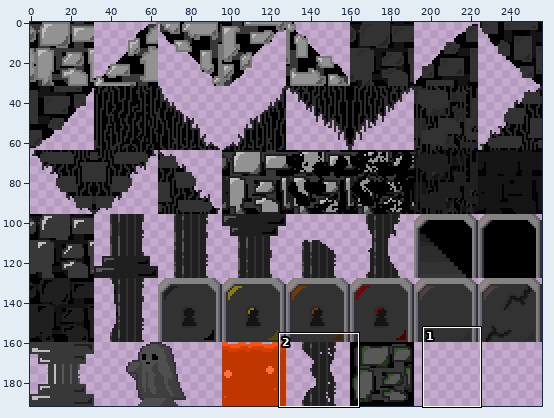
A sprite sheet gets an edit: android/assets/res/maps/tileset/gizmo.png. The first picture is a wide view before the edit; the outline marks the close-up.
Close-up. Before the commit:
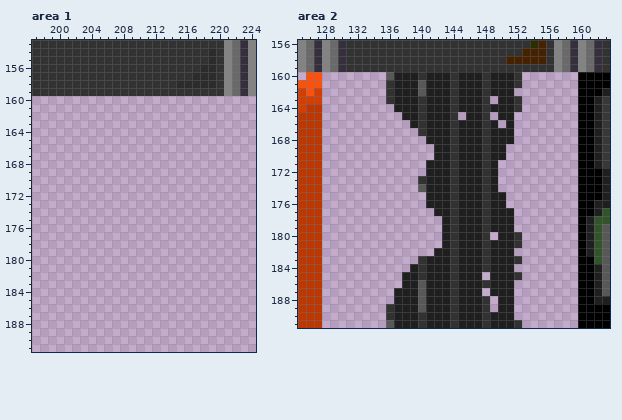
The file is 256x192 pixels. Colours within 5 levels of each other are drawn and written as one. Shown: area 1: x 197..224, y 153..191; area 2: x 125..163, y 156..191.
The same view after the edit:
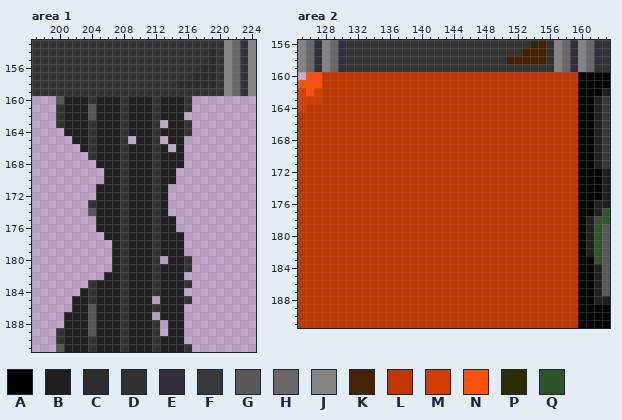
Palette (. is transparent): A #000000  B #1f1f1f  C #2c2c2c  D #323232  E #352f3d  F #383838  G #585858  H #696969  J #838383  K #462200  L #be3701  M #d53d01  N #fe500b  P #2a2e00  Q #32542a
From old to new:
--- area 1
@@ x 197..224 @@
 159 DDDDDDDDDDDDDDDDDDDDDDDDJHEJ
-160 ............................
-161 ............................
-162 ............................
-163 ............................
-164 ............................
-165 ............................
-166 ............................
-167 ............................
-168 ............................
-169 ............................
-170 ............................
-171 ............................
-172 ............................
-173 ............................
-174 ............................
-175 ............................
-176 ............................
-177 ............................
-178 ............................
-179 ............................
-180 ............................
-181 ............................
-182 ............................
-183 ............................
-184 ............................
-185 ............................
-186 ............................
-187 ............................
-188 ............................
-189 ............................
-190 ............................
-191 ............................
+160 ...GBBBDBBBDBBBDBBBD........
+161 ...DBBBGBBBDBBBDBBBD........
+162 ...DBBBGBBBDBBBDBBB.........
+163 ...DBBBDBBBDBBBD.BBD........
+164 ....BBBDBBBDBBBDBBBD........
+165 .....BBDBBBD.BBD.BB.........
+166 ......BDBBBDBBBDB.B.........
+167 .......DBBBDBBBDBBB.........
+168 ........BBBDBBBDBBB.........
+169 .........BBDBBBDBB..........
+170 .........BBDBBBDBB..........
+171 ........BBBDBBBDB...........
+172 ........BBBDBBBDB...........
+173 .......DBBBDBBBDB...........
+174 .......GBBBDBBBDB...........
+175 ........BBBDBBBDBB..........
+176 ........BBBDBBBDBB..........
+177 .........BBDBBBDBBB.........
+178 ..........BDBBBDBBB.........
+179 ..........BDBBBDBBB.........
+180 ..........BDBBBD.BBD........
+181 ..........BDBBBDBBBD........
+182 .........BBDBBBDBBB.........
+183 .......DBBBDBBBDBBBD........
+184 ......BDBBBDBBBDBBB.........
+185 .....BBDBBBDBBB.BBBD........
+186 .....BBGBBBDBBBDBBB.........
+187 ....BBBGBBBDBBB.BBB.........
+188 ....BBBGBBBDBBBD.BB.........
+189 ...DBBBGBBBDBBBD.BB.........
+190 ...DBBBDBBBDBBBDBBB.........
+191 ...GBBBDBBBDBBBDBBBD........
--- area 2
@@ x 125..163 @@
 159 JHEJHEDDDDDDDDDDDDDDDDDDDDDDDDDDJHEJHED
-160 .NN........GBBBDBBBDBBBDBBBD.......AAAA
-161 NNN........DBBBGBBBDBBBDBBBD.......AAAA
-162 MNM........DBBBGBBBDBBBDBBB........AAAB
-163 MMM........DBBBDBBBDBBBD.BBD.......AABF
-164 MLL.........BBBDBBBDBBBDBBBD.......AABF
-165 LLL..........BBDBBBD.BBD.BB........AABF
-166 LLL...........BDBBBDBBBDB.B........AABF
-167 LLL............DBBBDBBBDBBB........AABF
-168 LLL.............BBBDBBBDBBB........AABF
-169 LLL..............BBDBBBDBB.........AABF
-170 LLL..............BBDBBBDBB.........AABF
-171 LLL.............BBBDBBBDB..........AABF
-172 LLL.............BBBDBBBDB..........AAAB
-173 LLL............DBBBDBBBDB..........AAAB
-174 LLL............GBBBDBBBDB..........AAAB
-175 LLL.............BBBDBBBDBB.........AAAB
-176 LLL.............BBBDBBBDBB.........AABB
-177 LLL..............BBDBBBDBBB........AABQ
-178 LLL...............BDBBBDBBB........ABQQ
-179 LLL...............BDBBBDBBB........ABQG
-180 LLL...............BDBBBD.BBD.......ABQG
-181 LLL...............BDBBBDBBBD.......ABQG
-182 LLL..............BBDBBBDBBB........ABQG
-183 LLL............DBBBDBBBDBBBD.......AAQG
-184 LLL...........BDBBBDBBBDBBB........AABG
-185 LLL..........BBDBBBDBBB.BBBD.......AABG
-186 LLL..........BBGBBBDBBBDBBB........AABG
-187 LLL.........BBBGBBBDBBB.BBB........AABG
-188 LLL.........BBBGBBBDBBBD.BB........AABB
-189 LLL........DBBBGBBBDBBBD.BB........AAAA
-190 LLL........DBBBDBBBDBBBDBBB........AAAA
-191 LLL........GBBBDBBBDBBBDBBBD.......AAAA
+160 .NNLLLLLLLLLLLLLLLLLLLLLLLLLLLLLLLLAAAA
+161 NNNLLLLLLLLLLLLLLLLLLLLLLLLLLLLLLLLAAAA
+162 MNMLLLLLLLLLLLLLLLLLLLLLLLLLLLLLLLLAAAB
+163 MMMLLLLLLLLLLLLLLLLLLLLLLLLLLLLLLLLAABF
+164 MLLLLLLLLLLLLLLLLLLLLLLLLLLLLLLLLLLAABF
+165 LLLLLLLLLLLLLLLLLLLLLLLLLLLLLLLLLLLAABF
+166 LLLLLLLLLLLLLLLLLLLLLLLLLLLLLLLLLLLAABF
+167 LLLLLLLLLLLLLLLLLLLLLLLLLLLLLLLLLLLAABF
+168 LLLLLLLLLLLLLLLLLLLLLLLLLLLLLLLLLLLAABF
+169 LLLLLLLLLLLLLLLLLLLLLLLLLLLLLLLLLLLAABF
+170 LLLLLLLLLLLLLLLLLLLLLLLLLLLLLLLLLLLAABF
+171 LLLLLLLLLLLLLLLLLLLLLLLLLLLLLLLLLLLAABF
+172 LLLLLLLLLLLLLLLLLLLLLLLLLLLLLLLLLLLAAAB
+173 LLLLLLLLLLLLLLLLLLLLLLLLLLLLLLLLLLLAAAB
+174 LLLLLLLLLLLLLLLLLLLLLLLLLLLLLLLLLLLAAAB
+175 LLLLLLLLLLLLLLLLLLLLLLLLLLLLLLLLLLLAAAB
+176 LLLLLLLLLLLLLLLLLLLLLLLLLLLLLLLLLLLAABB
+177 LLLLLLLLLLLLLLLLLLLLLLLLLLLLLLLLLLLAABQ
+178 LLLLLLLLLLLLLLLLLLLLLLLLLLLLLLLLLLLABQQ
+179 LLLLLLLLLLLLLLLLLLLLLLLLLLLLLLLLLLLABQG
+180 LLLLLLLLLLLLLLLLLLLLLLLLLLLLLLLLLLLABQG
+181 LLLLLLLLLLLLLLLLLLLLLLLLLLLLLLLLLLLABQG
+182 LLLLLLLLLLLLLLLLLLLLLLLLLLLLLLLLLLLABQG
+183 LLLLLLLLLLLLLLLLLLLLLLLLLLLLLLLLLLLAAQG
+184 LLLLLLLLLLLLLLLLLLLLLLLLLLLLLLLLLLLAABG
+185 LLLLLLLLLLLLLLLLLLLLLLLLLLLLLLLLLLLAABG
+186 LLLLLLLLLLLLLLLLLLLLLLLLLLLLLLLLLLLAABG
+187 LLLLLLLLLLLLLLLLLLLLLLLLLLLLLLLLLLLAABG
+188 LLLLLLLLLLLLLLLLLLLLLLLLLLLLLLLLLLLAABB
+189 LLLLLLLLLLLLLLLLLLLLLLLLLLLLLLLLLLLAAAA
+190 LLLLLLLLLLLLLLLLLLLLLLLLLLLLLLLLLLLAAAA
+191 LLLLLLLLLLLLLLLLLLLLLLLLLLLLLLLLLLLAAAA
Pixel boxes of the changes (left, top, right, bottom) in both close-ups:
added: (56, 96, 192, 352)
changed: (322, 72, 578, 328)
